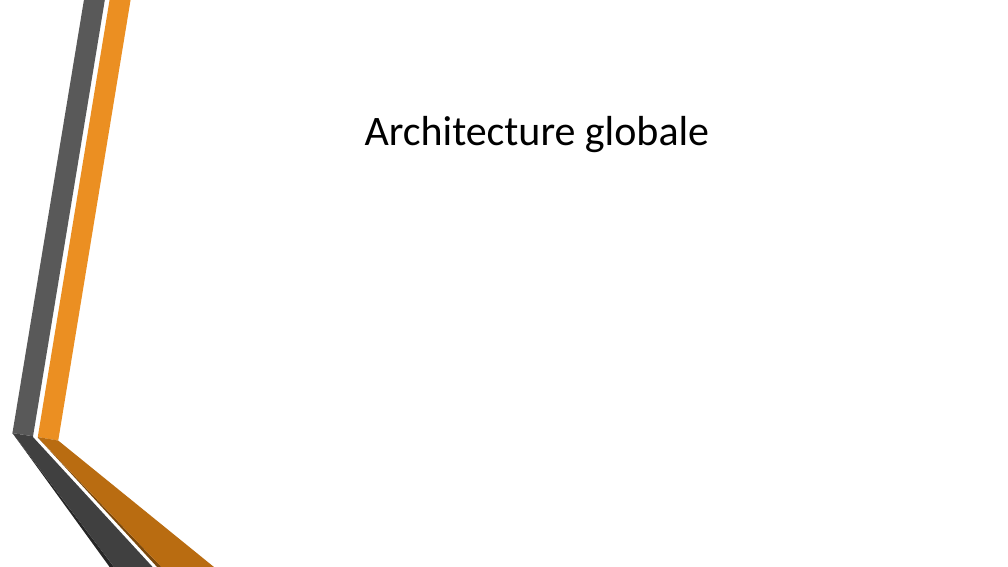
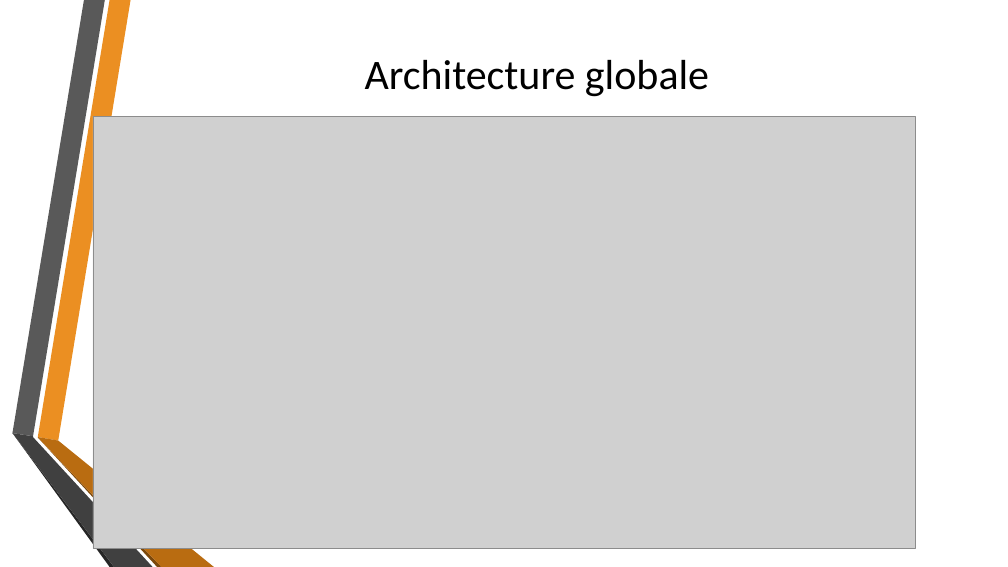
Before and after one commit to fisj2002/Projet_S6_Documentation, a slide deck: slide 4 of Dossier de Conception.pptx. Drawn at 1008x567 pixels with LibreOffice and Linux fonts; fonts in the diff are those of the drawing; grey boxes stand for pictures; background and template pictures are left out. Boxes give left, top, right and bottom in pixels: in the first picture for what was removed or moved away, otherwise in the second. Text is boxed around its words. In the diff, an @@ line names an element or a change of style, - is before the commit and + after.

Commit message:
PT-25 Ajout de la section Architecture Globale

```diff
--- a/Dossier de Conception.pptx
+++ b/Dossier de Conception.pptx
@@ title "Architecture globale": place and size @@
-title "Architecture globale" at [365,116,709,153]
+title "Architecture globale" at [365,60,709,97]
@@ picture added at [93,116,916,549] @@
```
Also in this commit, not shown: 4 slides added.
